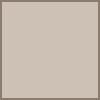
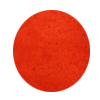
Layers edited between the first and the second (100, 100) image:
hid "Calque 4" over [0, 0, 100, 100]
painted on "Calque 3" over [11, 9, 90, 92]
